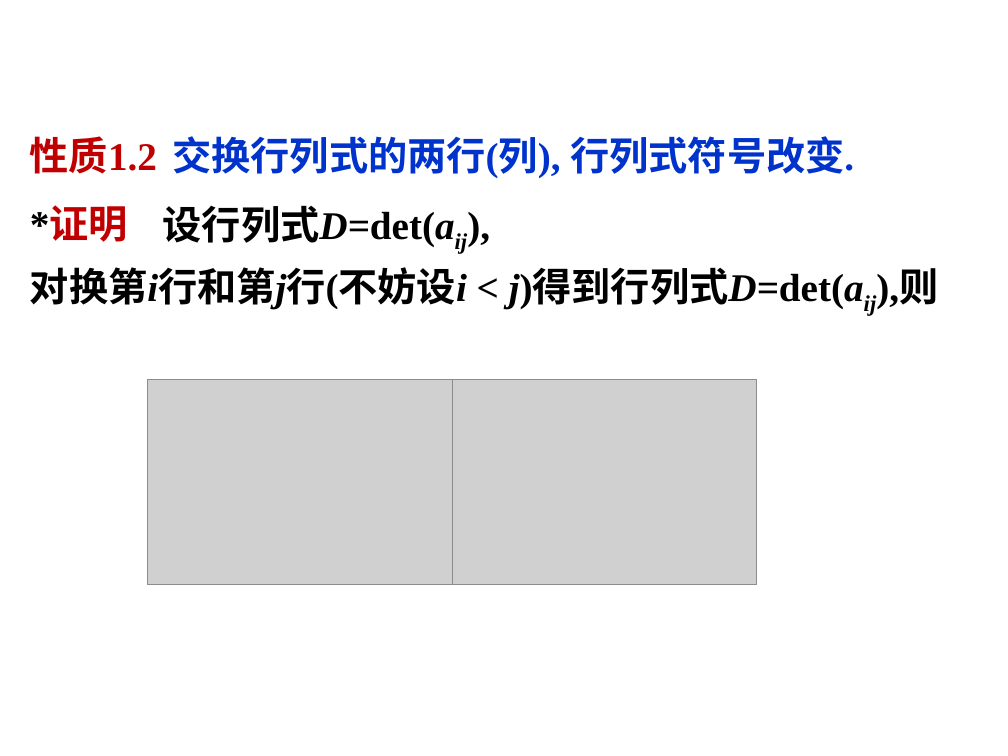
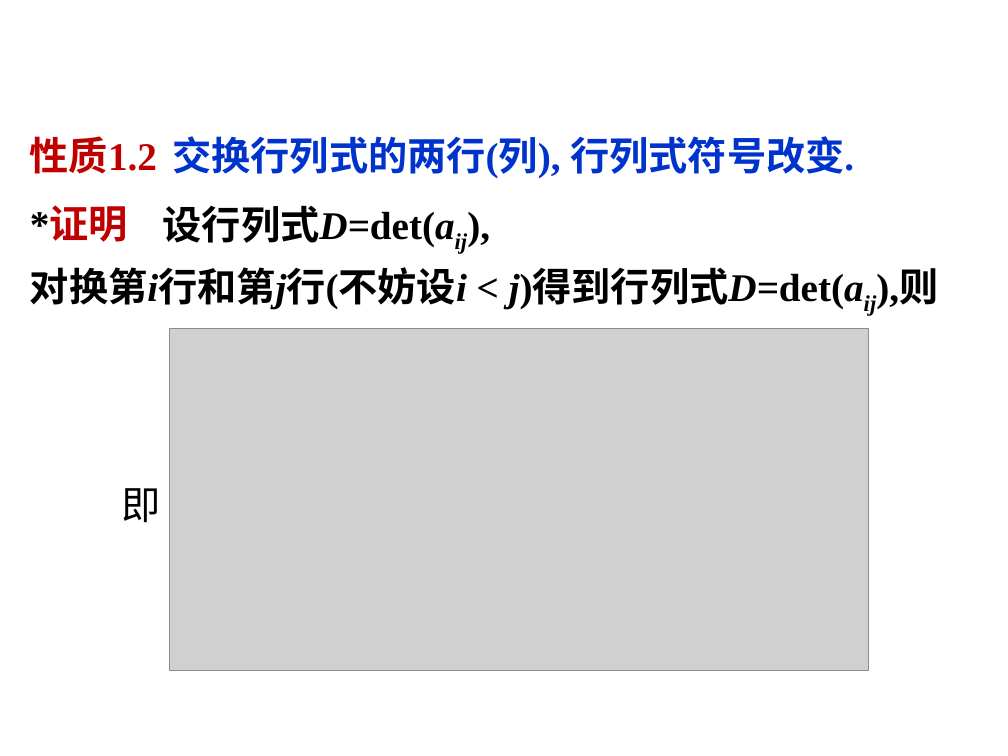
Before and after one commit to zeemeil/zeemeil.github.io, a slide deck: slide 8 of files/2025_2_LM/1007_0103.pptx (slide 6 before the commit). Drawn at 1008x756 pixels with LibreOffice and Linux fonts; fonts in the diff are those of the drawing; grey boxes stand for pictures; background and template pictures are left out. Boxes give left, top, right and bottom in pixels: in the first picture for what was removed or moved away, otherwise in the second. Text is boxed around its words. In the diff, an @@ line names an element or a change of style, - is before the commit and + after.

```diff
--- a/files/2025_2_LM/1007_0103.pptx
+++ b/files/2025_2_LM/1007_0103.pptx
@@ picture added at box(169, 329, 869, 670) @@
@@ picture removed at box(147, 379, 452, 584) @@
@@ picture removed at box(453, 379, 757, 585) @@
@@ text added at box(121, 488, 160, 522), 28 pt, text #000000 @@
+即
```
Also in this commit, not shown: 2 other slides changed, 12 slides added, 10 other files.
